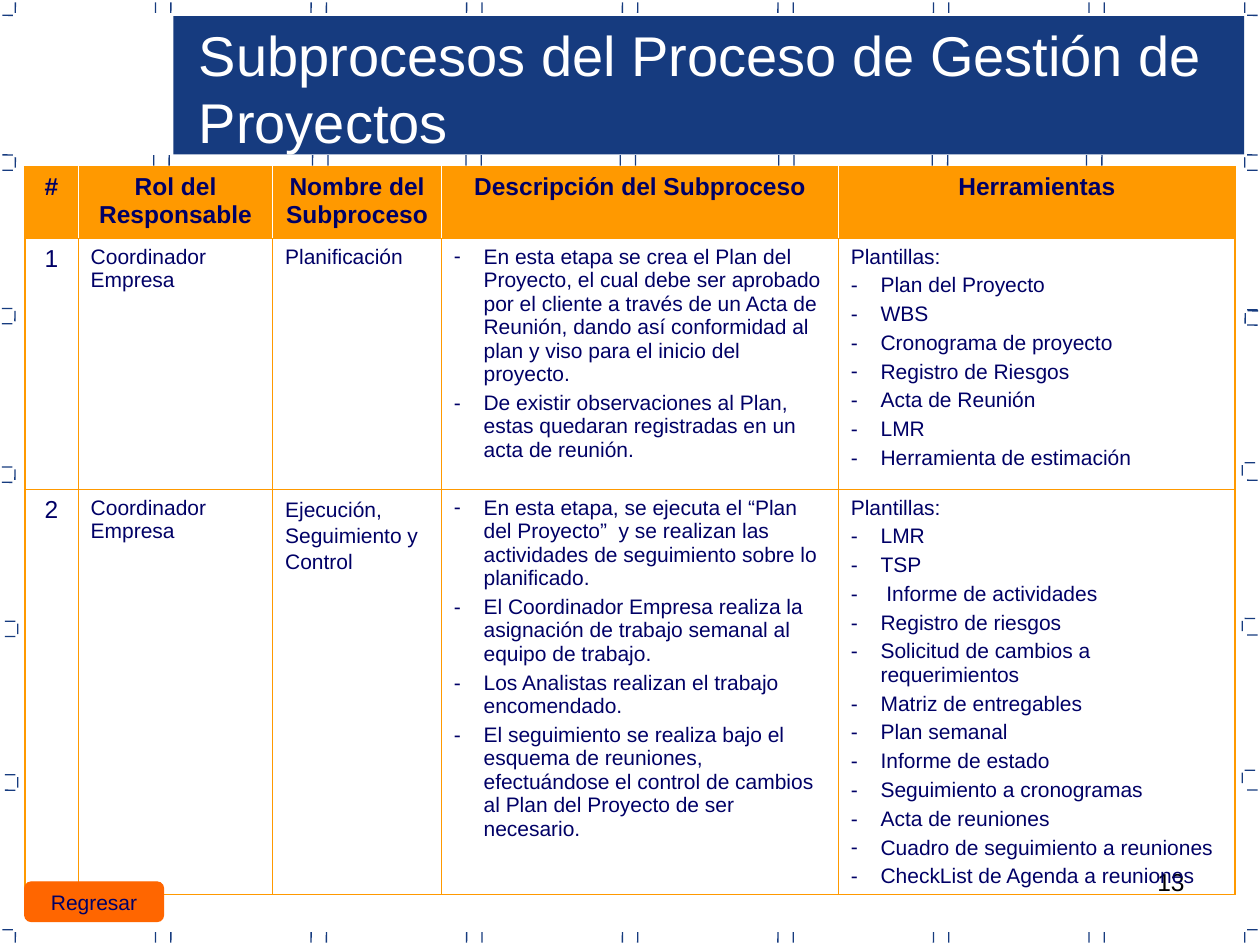
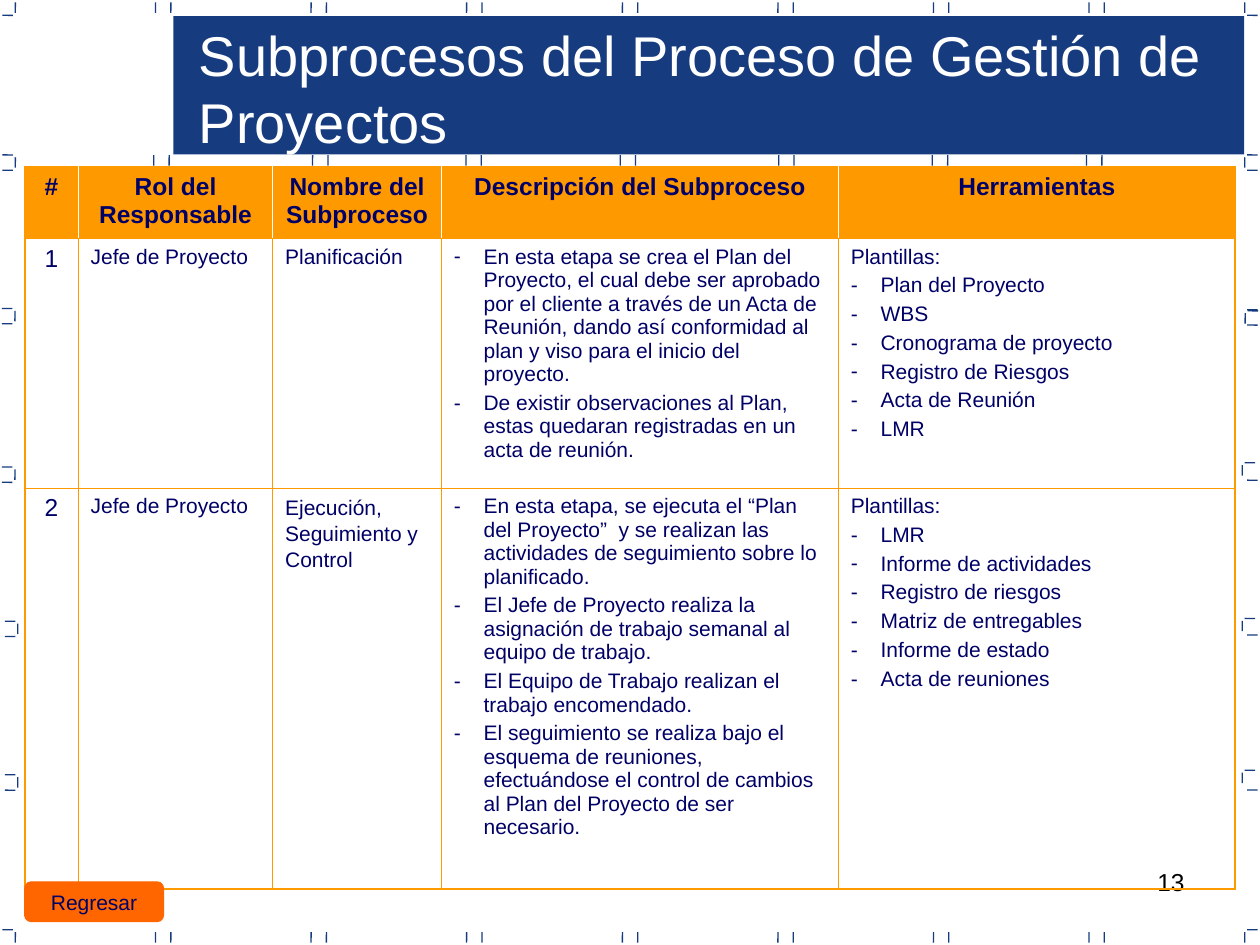
Before and after one commit to joansafr/Dev90PlusPlus, a slide deck: slide 13 of Area PP_PMC/7.0.1.23 Proceso de gestion de proyectos.ppt. Drawn at 1260x945 pixels with LibreOffice and Linux fonts; fonts in the diff are those of the drawing. Boxes give left, top, right and bottom in pixels: in the first picture for what was removed or moved away, otherwise in the second. Text is boxed around its words. In the diff, an @@ line names an element or a change of style, - is before the commit and + after.

Commit message:
Area PP_PMC
Se actualizo la ppt de proceso de gestion y se indico los puntos a
completar/mejorar del Plan de Proyecto (Titulo de color rojo).

```diff
--- a/Area PP_PMC/7.0.1.23 Proceso de gestion de proyectos.ppt
+++ b/Area PP_PMC/7.0.1.23 Proceso de gestion de proyectos.ppt
@@ table at [25, 168, 1236, 890] @@
-row 2, column 2: Coordinador Empresa
+row 2, column 2: Jefe de Proyecto
-row 2, column 5: Plantillas: / Plan del Proyecto / WBS / Cronograma de proyecto / Registro de Riesgos / Acta de Reunión / LMR / Herramienta de estimación
+row 2, column 5: Plantillas: / Plan del Proyecto / WBS / Cronograma de proyecto / Registro de Riesgos / Acta de Reunión / LMR
-row 3: 2 | Coordinador Empresa | Ejecución, Seguimiento y Control | En esta etapa, se ejecuta el “Plan del Proyecto” y se realizan las actividades de seguimiento sobre lo planificado. / El Coordinador Empresa realiza la asignación de trabajo semanal al equipo de trabajo. / Los Analistas realizan el trabajo encomendado. / El seguimiento se realiza bajo el esquema de reuniones, efectuándose el control de cambios al Plan del Proyecto de ser necesario. | Plantillas: / LMR / TSP / Informe de actividades / Registro de riesgos / Solicitud de cambios a requerimientos / Matriz de entregables / Plan semanal / Informe de estado / Seguimiento a cronogramas / Acta de reuniones / Cuadro de seguimiento a reuniones / CheckList de Agenda a reuniones
+row 3: 2 | Jefe de Proyecto | Ejecución, Seguimiento y Control | En esta etapa, se ejecuta el “Plan del Proyecto” y se realizan las actividades de seguimiento sobre lo planificado. / El Jefe de Proyecto realiza la asignación de trabajo semanal al equipo de trabajo. / El Equipo de Trabajo realizan el trabajo encomendado. / El seguimiento se realiza bajo el esquema de reuniones, efectuándose el control de cambios al Plan del Proyecto de ser necesario. | Plantillas: / LMR / Informe de actividades / Registro de riesgos / Matriz de entregables / Informe de estado / Acta de reuniones
```
Also in this commit, not shown: 19 other slides changed, 1 other file.
